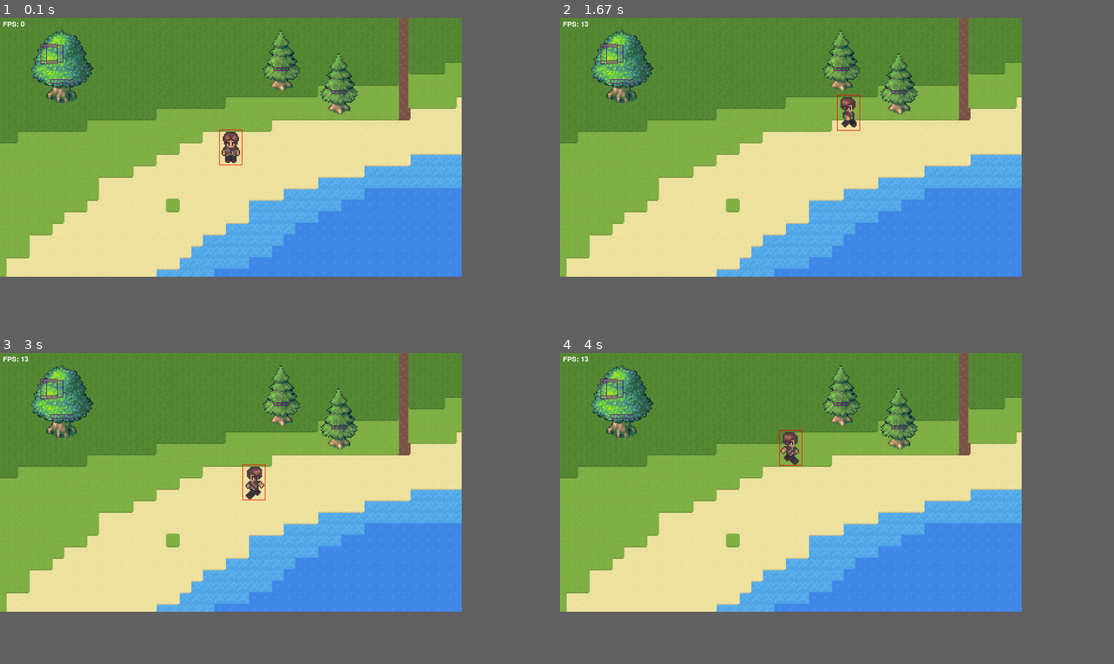
Above: before the commit, frames 1-4 (two rows, left to right).
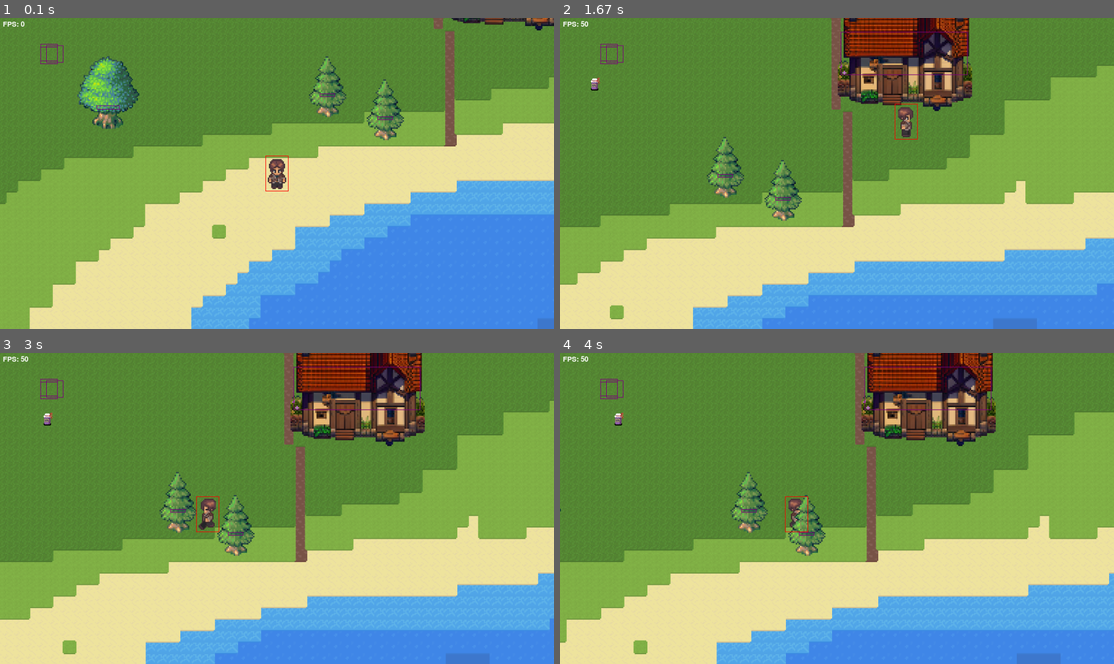
Above: after the commit, the same moments.

Repository: Anglex555/pygame-rpg
Game: pygame game, started from MapLoad.py
Two runs of this game, one before a commit and one after it. Both use one fixed random seed, a clock stepped at 60 frames per second and the inputs below.
Inputs (mouse positions are in pixels of both pictures, inside the frame that each line leads up to):
- Up to frame 1 (0.1 s): no input
- Up to frame 2 (1.67 s): hold D 0.33-0.8 s; move the mouse to (814, 189) at 0.37 s; hold W 0.83-1.3 s; move the mouse to (886, 98) at 0.87 s; hold D from 1.33 s (still down); move the mouse to (886, 92) at 1.37 s
- Up to frame 3 (3 s): release D at 1.8 s; hold A 1.83-2.37 s; move the mouse to (149, 446) at 1.87 s; hold S 2.4-2.87 s; move the mouse to (160, 458) at 2.43 s; hold A from 2.9 s (still down); move the mouse to (88, 477) at 2.93 s
- Up to frame 4 (4 s): release A at 3.37 s; hold W 3.4-3.87 s; move the mouse to (947, 418) at 3.43 s; hold D from 3.9 s (still down); move the mouse to (947, 489) at 3.93 s
In our replay, the window is 750x421 before the commit and 900x506 after it. These sizes can differ from the game's own. Grey fills any space a smaller window leaves; there, only what the larger window draws over its background counts as a difference.

The runs differ from the first frame. In frame 1, 54% of the frame differs, in the area x 0-100%, y 0-100%; in frame 2, 73%; in frame 3, 73%; in frame 4, 73%.

Commit message:
add inventory

Diff:
--- a/MapLoad.py
+++ b/MapLoad.py
@@ -7,12 +7,22 @@
 from house import House2
 from tree import Oak
 from tree import Spruce
+from inventory import Inventory, InventoryItem
+
+os.environ['SDL_VIDEO_CENTERED'] = '1'
+
+is_inventory = False
 
 pygame.init()
 
+img = pygame.Surface([136, 272])
+img.fill('white')
+img.set_alpha(100)
+blackout = (pygame.Surface([1920, 1080]))
+
 # Определение размеров окна и экрана
-SCREEN_WIDTH = 1600
-SCREEN_HEIGHT = 900
+SCREEN_WIDTH = 1920
+SCREEN_HEIGHT = 1080
 TILE_SIZE = 40
 # Оригинальные размеры тайлов
 ORIGINAL_TILE_SIZE = 30
@@ -118,13 +128,20 @@
 for item in collision_objects:
     objects[item.x][item.y] = item
 
-FPS = 13
+FPS = 50
+
+inventory_sprites = pygame.sprite.Group()
+inventory_back = Inventory(inventory_sprites)
 
 clock = pygame.time.Clock()
 while True:
     clock.tick(FPS)
     # pygame.display.set_caption("FPS = " + str(clock.get_fps()))
     for event in pygame.event.get():
+        if is_inventory:
+            inventory_sprites.update(event)
+            screen.blit(blackout, (0, 0))
+            inventory_sprites.draw(screen)
         if event.type == pygame.QUIT:
             pygame.quit()
             sys.exit()
@@ -132,8 +149,25 @@
             current_scale = min(current_scale + 0.1, max_scale)
         elif event.type == pygame.MOUSEBUTTONDOWN and event.button == 5:  # Колесо вниз
             current_scale = max(current_scale - 0.1, min_scale)
+        # elif event.type == pygame.MOUSEBUTTONDOWN:
+        #
         elif event.type == pygame.KEYDOWN:
-            if event.key == pygame.K_f:
+            if event.key == pygame.K_i:
+                if not is_inventory:
+                    if hero.inventory:
+                        n = 0
+                        for i in hero.inventory:
+                            if not i.inventory_position:
+                                inventory_item = InventoryItem(n, i.image, i.image_path, i.inventory_position,
+                                                               inventory_sprites)
+                                n += 1 if not i.inventory_position else 0
+                            else:
+                                inventory_item = InventoryItem(None, i.image, i.image_path, i.inventory_position,
+                                                               inventory_sprites)
+                is_inventory = True
+            elif event.key == pygame.K_ESCAPE:
+                is_inventory = False
+            elif event.key == pygame.K_f:
                 for item in items:
                     item.rect.x = item.x * TILE_SIZE + scaled_offset_x
                     item.rect.y = item.y * TILE_SIZE + scaled_offset_y
@@ -141,92 +175,93 @@
                         hero.pick_up_item(item)
                         items.remove(item)
                         objects[item.x][item.y] = None
-
-    tile_under_player = tile_map[(hero.y + hero.camera_y - 100) // TILE_SIZE - 10][(hero.x + hero.camera_x - 100) // TILE_SIZE - 10]
-    in_water = tile_under_player in [0, 2]  # Глубокая или мелкая вода
-
-    # Обработка управления
-    keys = pygame.key.get_pressed()
-    hero.move(keys, MAP_HEIGHT, MAP_WIDTH, SCREEN_HEIGHT, SCREEN_WIDTH, TILE_SIZE, camera_window_y, camera_window_x, collision_objects)
-
-    # Линейная интерполяция для сглаживания движения карты
-    interpolation_factor = 0.1
-    hero_x_interp = hero.x + interpolation_factor * (hero.x - hero.prev_x)
-    hero_y_interp = hero.y + interpolation_factor * (hero.y - hero.prev_y)
-
-    # Пересчет смещения для отрисовки тайлов
-    offset_x = SCREEN_WIDTH // 2 - hero_x_interp - hero.width // 2
-    offset_y = SCREEN_HEIGHT // 2 - hero_y_interp - hero.height // 2
-    # print(hero_x_interp, hero_y_interp)
-    # Отображение тайлов на экране с учетом смещения
-
-    start_col = max(0, int(-offset_x / TILE_SIZE))
-    end_col = min(MAP_WIDTH, int((SCREEN_WIDTH - offset_x) / TILE_SIZE) + 1)
-    start_row = max(0, int(-offset_y / TILE_SIZE))
-    end_row = min(MAP_HEIGHT, int((SCREEN_HEIGHT - offset_y) / TILE_SIZE) + 1)
-    is_water = False
-    # Отображение тайлов на экране с учетом смещения и области видимости
-    for depth in range(8):
-        for row in range(start_row, end_row):
-            for col in range(start_col, end_col):
-                tile_type = tile_map[row][col]
-                tile_info = tile_images.get(tile_type)
-                if tile_info and tile_info["depth"] == depth:
-                    # Учтем масштабирование
-                    scaled_tile_size = int(TILE_SIZE * current_scale)
-                    scaled_offset_x = int(offset_x * current_scale)
-                    scaled_offset_y = int(offset_y * current_scale)
-                    scaled_tile_image = pygame.transform.scale(tile_info["image"], (scaled_tile_size + 8*current_scale, scaled_tile_size + 8*current_scale))
-                    screen.blit(scaled_tile_image, (col * scaled_tile_size + scaled_offset_x, row * scaled_tile_size + scaled_offset_y))
-
-
-                    if tile_type in [0, 1, 2]:
-                        water_rect = pygame.Rect(col * scaled_tile_size + scaled_offset_x, row * scaled_tile_size + scaled_offset_y, scaled_tile_size, scaled_tile_size)
-                        if water_rect.colliderect(hero.rect):
-                            # Добавляем проверку, чтобы убедиться, что тайл воды не граничит с песком
-                            neighboring_tiles = [
-                                tile_map[row - 1][col],  # Тайл выше
-                                tile_map[row + 1][col],  # Тайл ниже
-                                tile_map[row][col - 1],  # Тайл слева
-                                tile_map[row][col + 1]   # Тайл справа
-                            ]
-                            if all(neighbor_tile != 3 for neighbor_tile in neighboring_tiles):
-                                is_water = True
-    print(is_water)
-    for depth in range(8):
-        for row in range(start_col - 15, end_col + 15):
-            for col in range(start_row - 15, end_row + 15):
-                object = objects[row][col]
-                if object and object.y < (hero.y + hero.camera_y - 100) // TILE_SIZE - 10:
-                    screen.blit(object.image, (object.x * TILE_SIZE + scaled_offset_x, object.y * TILE_SIZE + scaled_offset_y))
-
-    hero.prev_x = hero.x
-    hero.prev_y = hero.y
-
-    keys = pygame.key.get_pressed()
-    hero_image = hero.animate(keys, is_water)
-    scaled_hero_image = pygame.transform.scale(hero_image, (hero.width, hero.height))
-    screen.blit(scaled_hero_image, (hero.camera_x, hero.camera_y))
-    # print((hero.y + hero.camera_y - 100) // TILE_SIZE - 10,(hero.x + hero.camera_x - 100) // TILE_SIZE - 10)
-    for depth in range(8):
-        for row in range(start_col - 15, end_col + 15):
-            for col in range(start_row - 15, end_row + 15):
-                object = objects[row][col]
-                if object and object.y >= (hero.y + hero.camera_y - 100) // TILE_SIZE - 10:
-                    screen.blit(object.image, (object.x * TILE_SIZE + scaled_offset_x, object.y * TILE_SIZE + scaled_offset_y))
-
-    # Обновление предыдущих координат игрока
-    hero.prev_x = hero.x
-    hero.prev_y = hero.y
-
-    pygame.draw.rect(screen, (255, 0, 0), hero.rect, 2)
-
-    for item in items:
-        pygame.draw.rect(screen, (125, 0, 125), item.rect, 2)
-
-    for item in collision_objects:
-        item.update_rect(item.x * TILE_SIZE + scaled_offset_x , item.y * TILE_SIZE + scaled_offset_y)
-        pygame.draw.rect(screen, (125, 0, 125), item.rect, 2)
+    if not is_inventory:
+        tile_under_player = tile_map[(hero.y + hero.camera_y - 100) // TILE_SIZE - 10][(hero.x + hero.camera_x - 100) // TILE_SIZE - 10]
+        in_water = tile_under_player in [0, 2]  # Глубокая или мелкая вода
+
+        # Обработка управления
+        keys = pygame.key.get_pressed()
+        hero.move(keys, MAP_HEIGHT, MAP_WIDTH, SCREEN_HEIGHT, SCREEN_WIDTH, TILE_SIZE, camera_window_y, camera_window_x, collision_objects)
+
+        # Линейная интерполяция для сглаживания движения карты
+        interpolation_factor = 0.1
+        hero_x_interp = hero.x + interpolation_factor * (hero.x - hero.prev_x)
+        hero_y_interp = hero.y + interpolation_factor * (hero.y - hero.prev_y)
+
+        # Пересчет смещения для отрисовки тайлов
+        offset_x = SCREEN_WIDTH // 2 - hero_x_interp - hero.width // 2
+        offset_y = SCREEN_HEIGHT // 2 - hero_y_interp - hero.height // 2
+        # print(hero_x_interp, hero_y_interp)
+        # Отображение тайлов на экране с учетом смещения
+
+        start_col = max(0, int(-offset_x / TILE_SIZE))
+        end_col = min(MAP_WIDTH, int((SCREEN_WIDTH - offset_x) / TILE_SIZE) + 1)
+        start_row = max(0, int(-offset_y / TILE_SIZE))
+        end_row = min(MAP_HEIGHT, int((SCREEN_HEIGHT - offset_y) / TILE_SIZE) + 1)
+        is_water = False
+        # Отображение тайлов на экране с учетом смещения и области видимости
+        for depth in range(8):
+            for row in range(start_row, end_row):
+                for col in range(start_col, end_col):
+                    tile_type = tile_map[row][col]
+                    tile_info = tile_images.get(tile_type)
+                    if tile_info and tile_info["depth"] == depth:
+                        # Учтем масштабирование
+                        scaled_tile_size = int(TILE_SIZE * current_scale)
+                        scaled_offset_x = int(offset_x * current_scale)
+                        scaled_offset_y = int(offset_y * current_scale)
+                        scaled_tile_image = pygame.transform.scale(tile_info["image"], (scaled_tile_size + 8*current_scale, scaled_tile_size + 8*current_scale))
+                        screen.blit(scaled_tile_image, (col * scaled_tile_size + scaled_offset_x, row * scaled_tile_size + scaled_offset_y))
+
+
+                        if tile_type in [0, 1, 2]:
+                            water_rect = pygame.Rect(col * scaled_tile_size + scaled_offset_x, row * scaled_tile_size + scaled_offset_y, scaled_tile_size, scaled_tile_size)
+                            if water_rect.colliderect(hero.rect):
+                                # Добавляем проверку, чтобы убедиться, что тайл воды не граничит с песком
+                                neighboring_tiles = [
+                                    tile_map[row - 1][col],  # Тайл выше
+                                    tile_map[row + 1][col],  # Тайл ниже
+                                    tile_map[row][col - 1],  # Тайл слева
+                                    tile_map[row][col + 1]   # Тайл справа
+                                ]
+                                if all(neighbor_tile != 3 for neighbor_tile in neighboring_tiles):
+                                    is_water = True
+        # print(is_water)
+        for depth in range(8):
+            for row in range(start_col - 15, end_col + 15):
+                for col in range(start_row - 15, end_row + 15):
+                    object = objects[row][col]
+                    if object and object.y < (hero.y + hero.camera_y - 100) // TILE_SIZE - 10:
+                        screen.blit(object.image, (object.x * TILE_SIZE + scaled_offset_x, object.y * TILE_SIZE + scaled_offset_y))
+
+        hero.prev_x = hero.x
+        hero.prev_y = hero.y
+
+        keys = pygame.key.get_pressed()
+        hero_image = hero.animate(keys, is_water)
+        scaled_hero_image = pygame.transform.scale(hero_image, (hero.width, hero.height))
+        screen.blit(scaled_hero_image, (hero.camera_x, hero.camera_y))
+        # print((hero.y + hero.camera_y - 100) // TILE_SIZE - 10,(hero.x + hero.camera_x - 100) // TILE_SIZE - 10)
+        for depth in range(8):
+            for row in range(start_col - 15, end_col + 15):
+                for col in range(start_row - 15, end_row + 15):
+                    object = objects[row][col]
+                    if object and object.y >= (hero.y + hero.camera_y - 100) // TILE_SIZE - 10:
+                        screen.blit(object.image, (object.x * TILE_SIZE + scaled_offset_x, object.y * TILE_SIZE + scaled_offset_y))
+
+        # Обновление предыдущих координат игрока
+        hero.prev_x = hero.x
+        hero.prev_y = hero.y
+
+        pygame.draw.rect(screen, (255, 0, 0), hero.rect, 2)
+
+        for item in items:
+            pygame.draw.rect(screen, (125, 0, 125), item.rect, 2)
+
+        for item in collision_objects:
+            item.update_rect(item.x * TILE_SIZE + scaled_offset_x , item.y * TILE_SIZE + scaled_offset_y)
+            pygame.draw.rect(screen, (125, 0, 125), item.rect, 2)
+
 
     # Отображение FPS
     fps = int(clock.get_fps())
--- /dev/null
+++ b/inventory.py
@@ -0,0 +1,93 @@
+import pygame
+import sys
+import os
+
+pygame.init()
+width = 1920
+height = 1080
+screen = pygame.display.set_mode((width, height))
+clock = pygame.time.Clock()
+fps = 100
+running = True
+
+k = 1 if width == 1920 else 1.4055636896
+
+cells = [(74 // k, 250 // k), (222 // k, 250 // k), (370 // k, 250 // k), (518 // k, 250 // k), (666 // k, 250 // k),
+         (814 // k, 250 // k), (962 // k, 250 // k), (1110 // k, 250 // k), (74 // k, 399 // k),
+         (222 // k, 399 // k), (370 // k, 399 // k), (518 // k, 399 // k), (666 // k, 399 // k), (814 // k, 399 // k),
+         (962 // k, 399 // k), (1110 // k, 399 // k), (74 // k, 548 // k), (222 // k, 548 // k),
+         (370 // k, 548 // k), (518 // k, 548 // k), (666 // k, 548 // k), (814 // k, 548 // k), (962 // k, 548 // k),
+         (1110 // k, 548 // k), (74 // k, 697 // k), (222 // k, 697 // k), (370 // k, 697 // k),
+         (518 // k, 697 // k), (666 // k, 697 // k), (814 // k, 697 // k), (962 // k, 697 // k), (1110 // k, 697 // k)]
+
+artifact_cell1 = (1297 // k, 321 // k)
+artifact_cell2 = (1688 // k, 321 // k)
+helmet_cell = (1494 // k, 321 // k)
+armor_cell = (1495 // k, 535 // k)
+sword_cell = (1299 // k, 535 // k)
+
+items_positions = {}
+
+
+class Inventory(pygame.sprite.Sprite):
+    image_inventory = pygame.image.load('pics/whole_inventory3.png')
+
+    def __init__(self, *group):
+        super().__init__(*group)
+        self.image = Inventory.image_inventory
+        self.rect = self.image.get_rect()
+        self.rect.x = 60 // k
+        self.rect.y = 241 // k
+
+
+class InventoryItem(pygame.sprite.Sprite):
+
+    def __init__(self, indx, img, img_path, inv_pos, *group):
+        super().__init__(*group)
+        self.indx = indx
+        self.image = pygame.transform.scale(img, (136 // k, 136 // k))
+        self.rect = self.image.get_rect()
+        if inv_pos:
+            self.rect.x = inv_pos[0]
+            self.rect.y = inv_pos[1]
+        else:
+            self.rect.x = cells[indx][0]
+            self.rect.y = cells[indx][1]
+        self.image_path = img_path
+        self.is_mouse_track = False
+        self.is_holding = None
+        self.cursor_pos = [0, 0]
+
+    def update(self, *args):
+        if args and args[0].type == pygame.MOUSEMOTION:
+            if self.is_holding:
+                x = args[0].pos[0] - self.cursor_pos[0]
+                y = args[0].pos[1] - self.cursor_pos[1]
+                self.rect.x, self.rect.y = x, y
+            else:
+                if self.rect.collidepoint(args[0].pos):
+                    self.image.set_alpha(200)
+                    self.is_mouse_track = True
+        if args and args[0].type == pygame.MOUSEBUTTONDOWN and \
+                self.rect.collidepoint(args[0].pos):
+            self.image.set_alpha(100)
+            self.is_holding = True
+            self.cursor_pos[0] = args[0].pos[0] - self.rect.x
+            self.cursor_pos[1] = args[0].pos[1] - self.rect.y
+        if args and args[0].type == pygame.MOUSEBUTTONUP and \
+                self.rect.collidepoint(args[0].pos):
+            is_in_cell = False
+            for i in cells:
+                if abs(i[0] - self.rect.x) <= 80 and abs(i[1] - self.rect.y) <= 80:
+                    self.rect.x, self.rect.y = i[0], i[1]
+                    is_in_cell = True
+                    self.indx = cells.index(i)
+            if not is_in_cell:
+                self.rect.x, self.rect.y = cells[self.indx][0], cells[self.indx][1]
+            self.image.set_alpha(200)
+            self.is_holding = False
+        elif args and args[0].type == pygame.MOUSEMOTION and \
+                not self.rect.collidepoint(args[0].pos):
+            if not self.is_holding:
+                self.is_mouse_track = False
+                self.image.set_alpha(255)
--- a/item.py
+++ b/item.py
@@ -6,8 +6,10 @@
     def __init__(self, x, y, width, height, name, image_path):
         self.x = x
         self.y = y
+        self.image_path = image_path
         self.width = width
         self.height = height
+        self.inventory_position = None
         self.name = name
         self.image = pygame.transform.scale(pygame.image.load(image_path), (width, height))
         self.rect = pygame.Rect(self.x, self.y, self.width, self.height)
Binary file added: pics/armor.png
Binary file added: pics/artifact_ring1.png
Binary file added: pics/artifact_ring2.png
Binary file added: pics/cell.png
Binary file added: pics/character_editor1GAGAG.png
Binary file added: pics/helmet.png
Binary file added: pics/inventory_right.png
Binary file added: pics/inverntory_net.png
Binary file added: pics/inverntory_net_big.png
Binary file added: pics/inverntory_net_big2.png
Binary file added: pics/inverntory_net_big3.png
Binary file added: pics/inverntory_net_normal_resolution.png
(and 9 more such lines)
